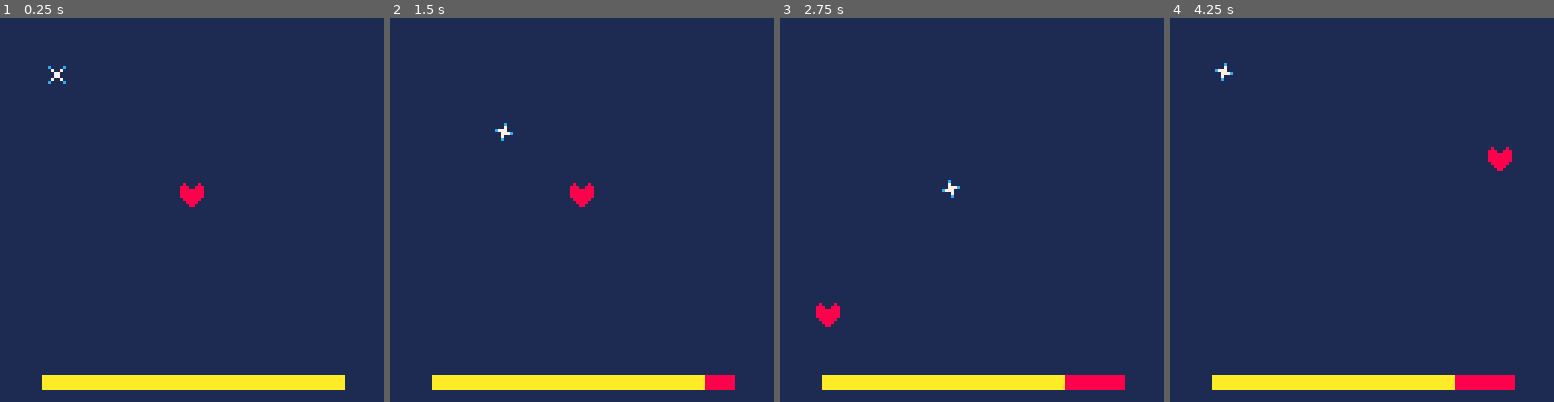
Above: before the commit, frames 1-4 (left to right).
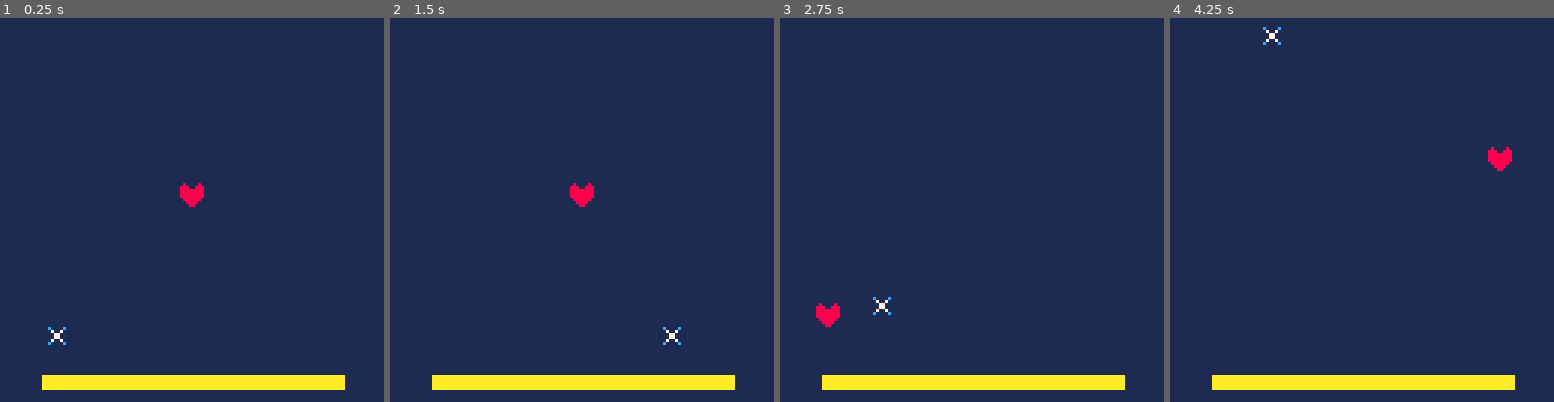
Above: after the commit, the same moments.

Repository: hiddenwaffle/pico8-sandbox
Game: PICO-8 cartridge undertale-stars.p8
The game is run twice, just before and just after one commit, with the same random seed, the same clock (stepped at 60 frames per second) and the same inputs.
Inputs:
- Up to frame 1 (0.25 s): no input
- Up to frame 2 (1.5 s): no input
- Up to frame 3 (2.75 s): hold Left 1.97-2.37 s; hold Down from 2.42 s (still down)
- Up to frame 4 (4.25 s): release Down at 2.82 s; hold Right 2.87-3.53 s; hold Up 3.58-4.08 s; hold Right from 4.13 s (still down)

The runs differ from the first frame. In frame 1, 0.1% of the frame differs, in the area x 12-18%, y 12-86%; in frame 2, 0.5%; in frame 3, 0.8%, in the area x 24-90%, y 42-97%; in frame 4, 0.8%.

Commit message:
Throw stars from different positions

Diff:
--- a/undertale-stars.p8
+++ b/undertale-stars.p8
@@ -79,7 +79,8 @@
   for star in all(g_stars) do
     if star.x < 0 or
        star.x > 128 or
-       star.y > 128 then -- edges of screen except top
+       star.y < -32 or -- if one goes too high
+       star.y > 128 then
       reset_star(star)
     end
   end
@@ -101,8 +102,28 @@
 
 function activate_star(star)
   star.active = true
-  star.dx = 1
-  star.dy = 1
+  local side = flr(rnd(3)) -- 3 possible sides
+  if side == 0 then -- left
+    star.x = 0
+    star.y = flr(rnd(65)) + 64 -- only bottom half
+    star.dx = 1
+    star.dy = 0 -- todo ax ay instead
+  elseif side == 1 then -- right
+    star.x = 128
+    star.y = flr(rnd(65)) + 64 -- only bottom half
+    star.dx = -1
+    star.dy = 0 -- todo ax ay instead
+  else -- bottom
+    star.x = flr(rnd(128)) + 1
+    star.y = 128
+    star.dx = 0
+    star.dy = -1 -- todo ax ay instead
+  end
+end
+
+-- random integer between 0 and 3
+function rndi_0_to_3()
+  return
 end
 
 function count_active_stars()
@@ -145,9 +166,9 @@
 
 function _draw()
   cls(1)
+  draw_health()
   draw_player()
   draw_stars()
-  draw_health()
 end
 
 function draw_player()
